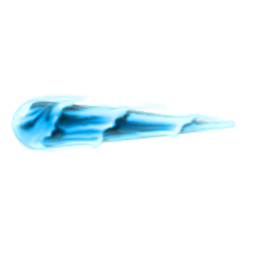
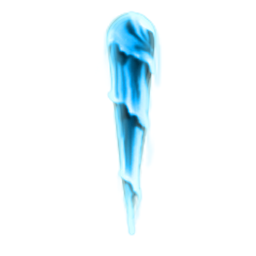
Two versions of the same layered image (w=256, h=256). Layer-by-layer changes:
painted on "Layer 5" over [12, 12, 211, 211]
painted on "Layer 4" over [10, 10, 236, 236]
